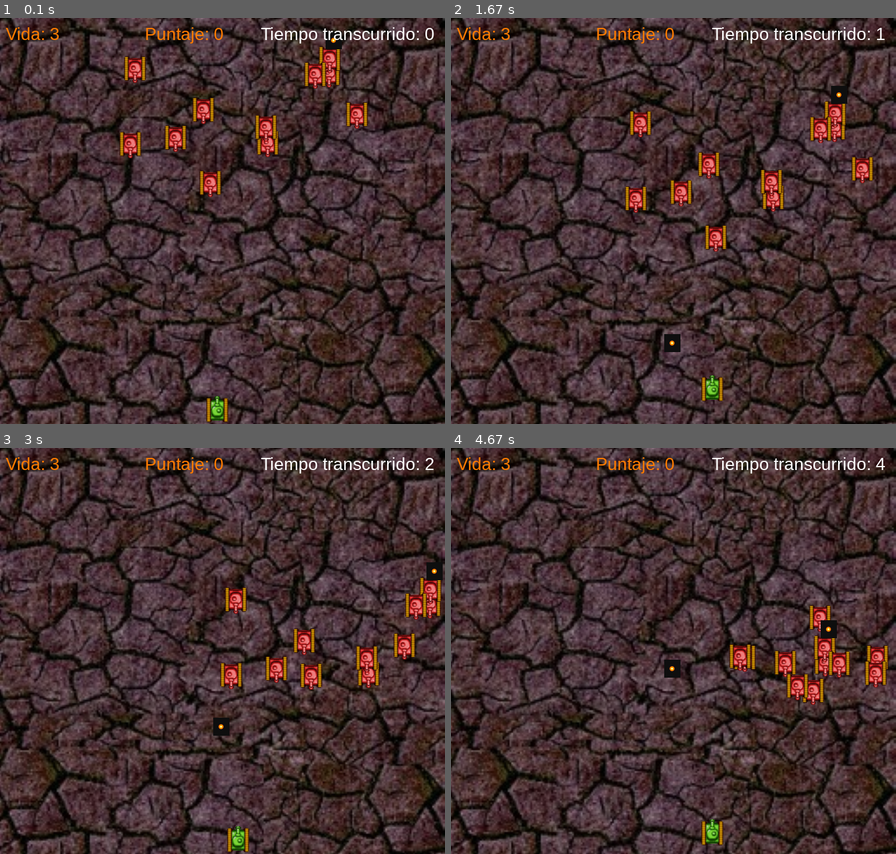
Above: before the commit, frames 1-4 (two rows, left to right).
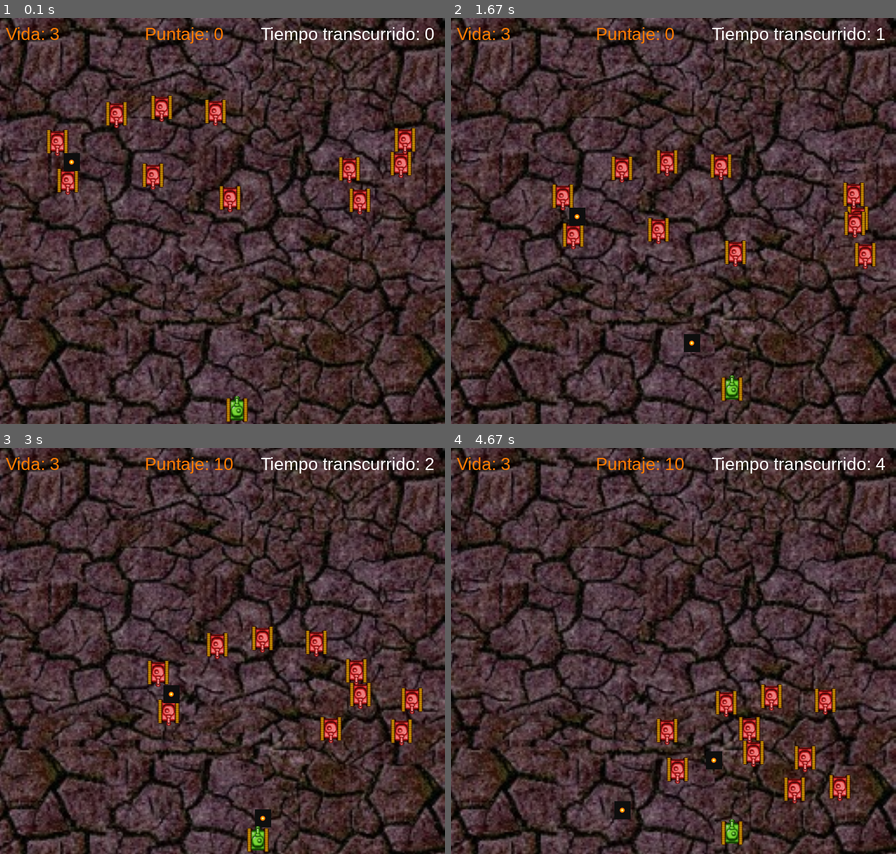
Above: after the commit, the same moments.

Repository: NicoleZambrano02/proyecto_pygame
Game: pygame game, started from juego_ejemplo.py
Same seed, same stepped clock (60 frames per second), same inputs: the game is played once before the commit and once after it.
Inputs:
- Up to frame 1 (0.1 s): no input
- Up to frame 2 (1.67 s): tap Space at 0.33, 0.73, 1.03, 1.23, 1.57 s; hold Right 0.67-1.13 s; hold Up 1.17-1.47 s; hold Right from 1.5 s (still down)
- Up to frame 3 (3 s): tap Space at 1.87, 2.07, 2.37, 2.63, 2.97 s; release Right at 1.97 s; hold Left 2-2.53 s; hold Down 2.57-2.87 s; hold Left from 2.9 s (still down)
- Up to frame 4 (4.67 s): tap Space at 3.27, 3.4, 3.8, 4.1, 4.47 s; release Left at 3.3 s; hold Up 3.33-3.7 s; hold Right 3.73-4.37 s; hold Down from 4.4 s (still down)

The runs differ from the first frame. In frame 1, 6.4% of the frame differs, in the area x 10-94%, y 3-100%; in frame 2, 6.5%, in the area x 22-96%, y 16-95%; in frame 3, 6.4%; in frame 4, 6.3%.

Commit message:
Agregado de un bucle si el enemigo toca al jugador para que se reinicie el juego con todos los enemigos del principio. Si la vida llega a 0 el juego se cerrará

Diff:
--- a/juego_ejemplo.py
+++ b/juego_ejemplo.py
@@ -4,9 +4,12 @@
 bala = "bala.png"
 boom = "explosion.png"
 final ="gameover.png"
+
+#------------INICIO CODIGO---------------
 import pygame
 from pygame.locals import*
 import random
+
 from random import randint
 
 pygame.init()
@@ -40,13 +43,13 @@
 
 #CREACION DE RECTANGULOS PARA LAS IMAGENES
 background=pygame.image.load(fondo).convert_alpha()
-
+#TANQUE
 tanque = pygame.image.load(tank).convert_alpha()
 rectangulo_tanque=tanque.get_rect()
 rectangulo_tanque.left = 350
 rectangulo_tanque.top = 650
 
-
+#ENEMIGO
 enemigo = pygame.image.load(enemy).convert_alpha()
 rectangulo_enemigo = { }
 enemigosVisibles = { }
@@ -61,6 +64,7 @@
     velocidadesX[i] = 1
     velocidadesY[i] = 1
 
+#BALA
 disparo = pygame.image.load(bala).convert_alpha()
 rectanguloDisparo = disparo.get_rect()
 rectanguloDisparo2 = disparo.get_rect()
@@ -68,10 +72,15 @@
 disparoActivo2 = False
 jugador = True
 
+#EXPLOSION
 explosion = pygame.image.load(boom).convert_alpha()
 rectangulo_explosion = explosion.get_rect()
 explosionActiva = False
 
+#FINAL DEL JUEGO
+fin = pygame.image.load(final).convert_alpha()
+rectangulo_fin = fin.get_rect()
+
 #MUSICA Y SONIDOS
 music_fondo =pygame.mixer.Sound("musica_fondo.wav")# REPRODUCIR MUSICA DE FONDO
 music_fondo.play(1)
@@ -88,7 +97,7 @@
 angulo_rotacion=90
 
 ancho = 768
-alto = 450
+alto = 700
 velocidadX = 1
 velocidadY = 1
 
@@ -118,129 +127,138 @@
 
 run=True
 while run:
-
-    for event in pygame.event.get():
-        if event.type==pygame.QUIT:
-            pygame.quit()
-            exit()
-
-    #MOVIMIENTO DEL JUGADOR
-    keys = pygame.key.get_pressed()
-    if rectangulo_tanque.left !=0:
-        if keys[K_LEFT]:
-            rectangulo_tanque.left -= 2
-    if rectangulo_tanque.left !=720:
-        if keys[K_RIGHT]:
-            rectangulo_tanque.left += 2
-    if rectangulo_tanque.left !=450:
-        if keys[K_UP]:
-            rectangulo_tanque.top -= 2
-    if rectangulo_tanque.left !=700:
-        if keys[K_DOWN]:
-            rectangulo_tanque.top += 2
-
-    #Disparo enemigo
-    if (randint(0,100)<rangodisparo) and not disparoActivo2:
-        disp()
-        disparoActivo2 = True
-        rectanguloDisparo2.left = rectangulo_enemigo[randint(0,cantidadEnemigos)].left + 18
-        rectanguloDisparo2.top = rectangulo_enemigo[randint(0,cantidadEnemigos)].top + 25
-
-    #REALIZAR Tanque
-    if keys[K_SPACE] and not disparoActivo:
-        disp()
-        disparoActivo = True
-        rectanguloDisparo.left = rectangulo_tanque.left + 18
-        rectanguloDisparo.top = rectangulo_tanque.top - 25
-
-    #ACTUALIZAR ESTADO
+    rectangulo_tanque.left = ancho/2
     for i in range(0,cantidadEnemigos+1):
-        rectangulo_enemigo[i].left += velocidadesX[i]
-        rectangulo_enemigo[i].top += velocidadesY[i]
-        #cambio de movimiento
-        if rectangulo_enemigo[i].left < 0 or rectangulo_enemigo[i].right > ancho:
-            velocidadesX[i] = -velocidadesX[i]
-        if rectangulo_enemigo[i].top < 0 or rectangulo_enemigo[i].bottom > alto:
-            velocidadesY[i] = -velocidadesY[i]
-
- 	#AVANCE DE DISPARO
-    if disparoActivo:
-        music_explode.stop()# DETENER SONIDO DE EXPLOSION
-        rectanguloDisparo.top -= 1
-        if rectanguloDisparo.top <= 0:
-            disparoActivo = False
-
-    if puntaje == 0:
-        music_explode.stop()
-        rectanguloDisparo2.left = rectangulo_enemigo[x].left + 18
-        rectanguloDisparo2.top = rectangulo_enemigo[x].top - 25
-
-    if disparoActivo2:
-        rectanguloDisparo2.top += 2
-        if rectanguloDisparo2.top >= 700:
-            disparoActivo2 = False
-
-
-	#COMPROBAR CONTACTO CON LA BALA
-    for i in range(0,cantidadEnemigos+1):
-        if enemigosVisibles[i]:
-            if rectangulo_enemigo[i].colliderect(rectangulo_tanque):
-                run = True
-
-            if disparoActivo2:
-                if rectanguloDisparo2.colliderect(rectangulo_tanque) :
-                    #DETENER SONIDO DE DISPARO
-                    music_explode.play() #REPRODUCIR SONIDO DE EXPLOSION
-                    screen.blit(explosion, rectangulo_tanque) #IMAGEN DE EXPLOSION
-                    jugador = False
-                    disparoActivo2 = False
-                    vidas()
-
-            if disparoActivo:
-                if rectanguloDisparo.colliderect(rectangulo_enemigo[i]) :
-                    music_explode.play() #REPRODUCIR SONIDO DE EXPLOSION
-                    screen.blit(explosion, rectangulo_enemigo[i]) #IMAGEN DE EXPLOSION
-                    enemigosVisibles[i] = False
-                    disparoActivo = False
-                    puntajes()
-
-
-    cantidadEnemigosVisibles = 0
-    for i in range(0,cantidadEnemigos+1):
-        if enemigosVisibles[i]:
-            cantidadEnemigosVisibles = cantidadEnemigosVisibles + 1
-
-    if puntaje == 400:
-        rectangulo=enemigo.get_rect()
-        screen.blit(rectangulo, (500,500)) #IMAGEN ENEMIGO
-
-
-
-
-    # MOSTRAR ELEMENTOS EN LA PANTALLA
-    screen.fill( (0,0,0) )
-    screen.blit(background,(0,0))
-
-    for i in range(0,cantidadEnemigos+1):
-        if enemigosVisibles[i]:
-            screen.blit(enemigo, rectangulo_enemigo[i]) #IMAGEN ENEMIGO
-
-    if disparoActivo:
-        screen.blit(disparo, rectanguloDisparo)# IMAGEN DISPARO
-
-    if disparoActivo2:
-        screen.blit(disparo, rectanguloDisparo2)
-
-    screen.blit(tanque, rectangulo_tanque) # IMAGEN TANQUE
-
-    texto = fuente2.render("Vida: " + str(vida), True, (255, 124, 0))
-    screen.blit(texto,(10,10))
-    texto2 = fuente3.render("Puntaje: " + str(puntaje), True, (255, 124, 0))
-    screen.blit(texto2,(250,10))
-    tiempo()
-
-
-    pygame.display.flip()
+        rectangulo_enemigo[i] = enemigo.get_rect()
+        rectangulo_enemigo[i].left = random.randrange(50,751)
+        rectangulo_enemigo[i].top = random.randrange(10,301)
+        enemigosVisibles[i] = True
+        velocidadesX[i] = 1
+        velocidadesY[i] = 1
+
+    disparoActivo = False #INICIALIZADO EL DISPARO ACTIVO EN FALSO
+    terminado = False #VARIABLE PARA INICIALIZACION DE JUEGO
+
+    while not terminado:
+        for event in pygame.event.get():
+            if event.type==pygame.QUIT:
+                pygame.quit()
+                exit()
+
+        #MOVIMIENTO DEL JUGADOR
+        keys = pygame.key.get_pressed()
+        if rectangulo_tanque.left !=0:
+            if keys[K_LEFT]:
+                rectangulo_tanque.left -= 2
+        if rectangulo_tanque.left !=720:
+            if keys[K_RIGHT]:
+                rectangulo_tanque.left += 2
+        if rectangulo_tanque.left !=450:
+            if keys[K_UP]:
+                rectangulo_tanque.top -= 2
+        if rectangulo_tanque.left !=700:
+            if keys[K_DOWN]:
+                rectangulo_tanque.top += 2
+
+        #Disparo enemigo
+        if (randint(0,100)<rangodisparo) and not disparoActivo2:
+            disp()
+            disparoActivo2 = True
+            rectanguloDisparo2.left = rectangulo_enemigo[randint(0,cantidadEnemigos)].left + 18
+            rectanguloDisparo2.top = rectangulo_enemigo[randint(0,cantidadEnemigos)].top + 25
+
+        #REALIZAR Tanque
+        if keys[K_SPACE] and not disparoActivo:
+            disp()
+            disparoActivo = True
+            rectanguloDisparo.left = rectangulo_tanque.left + 18
+            rectanguloDisparo.top = rectangulo_tanque.top - 25
+
+        #ACTUALIZAR ESTADO
+        for i in range(0,cantidadEnemigos+1):
+            rectangulo_enemigo[i].left += velocidadesX[i]
+            rectangulo_enemigo[i].top += velocidadesY[i]
+            #cambio de movimiento
+            if rectangulo_enemigo[i].left < 0 or rectangulo_enemigo[i].right > ancho:
+                velocidadesX[i] = -velocidadesX[i]
+            if rectangulo_enemigo[i].top < 0 or rectangulo_enemigo[i].bottom > alto:
+                velocidadesY[i] = -velocidadesY[i]
+
+            #AVANCE DE DISPARO
+        if disparoActivo:
+            music_explode.stop()# DETENER SONIDO DE EXPLOSION
+            rectanguloDisparo.top -= 1
+            if rectanguloDisparo.top <= 0:
+                disparoActivo = False
+
+        if puntaje == 0:
+            music_explode.stop()
+            rectanguloDisparo2.left = rectangulo_enemigo[x].left + 18
+            rectanguloDisparo2.top = rectangulo_enemigo[x].top - 25
+
+        if disparoActivo2:
+            rectanguloDisparo2.top += 2
+            if rectanguloDisparo2.top >= 700:
+                disparoActivo2 = False
+
+
+            #COMPROBAR CONTACTO CON LA BALA
+        for i in range(0,cantidadEnemigos+1):
+            if enemigosVisibles[i]:
+                if rectangulo_enemigo[i].colliderect(rectangulo_tanque):#SI COLISIONAN SE REINICIA EL JUEGO CON TODOS LOS TANQUES DEL INICIO
+                    terminado = True
+
+                if disparoActivo2:
+                    if rectanguloDisparo2.colliderect(rectangulo_tanque) :
+                        #DETENER SONIDO DE DISPARO
+                        music_explode.play() #REPRODUCIR SONIDO DE EXPLOSION
+                        screen.blit(explosion, rectangulo_tanque) #IMAGEN DE EXPLOSION
+                        jugador = False
+                        disparoActivo2 = False
+                        vidas()
+
+                if disparoActivo:
+                    if rectanguloDisparo.colliderect(rectangulo_enemigo[i]) :
+                        music_explode.play() #REPRODUCIR SONIDO DE EXPLOSION
+                        screen.blit(explosion, rectangulo_enemigo[i]) #IMAGEN DE EXPLOSION
+                        enemigosVisibles[i] = False
+                        disparoActivo = False
+                        puntajes()
+
+
+        cantidadEnemigosVisibles = 0
+        for i in range(0,cantidadEnemigos+1):
+            if enemigosVisibles[i]:
+                cantidadEnemigosVisibles = cantidadEnemigosVisibles + 1
+
+        if vida <= 0 or cantidadEnemigos == 0: #SI LA VIDA LLEGA A 0 O LA CANTIDAD DE ENEMIGOS ES 0 EL JUEGO SE CIERRA
+
+            run = False
+
+        # MOSTRAR ELEMENTOS EN LA PANTALLA
+        screen.fill( (0,0,0) )
+        screen.blit(background,(0,0))
+
+        for i in range(0,cantidadEnemigos+1):
+            if enemigosVisibles[i]:
+                screen.blit(enemigo, rectangulo_enemigo[i]) #IMAGEN ENEMIGO
+
+        if disparoActivo:
+            screen.blit(disparo, rectanguloDisparo)# IMAGEN DISPARO
+
+        if disparoActivo2:
+            screen.blit(disparo, rectanguloDisparo2)
+
+        screen.blit(tanque, rectangulo_tanque) # IMAGEN TANQUE
+
+        texto = fuente2.render("Vida: " + str(vida), True, (255, 124, 0))
+        screen.blit(texto,(10,10))
+        texto2 = fuente3.render("Puntaje: " + str(puntaje), True, (255, 124, 0))
+        screen.blit(texto2,(250,10))
+        tiempo()
+
+
+        pygame.display.flip()
 
 
 
